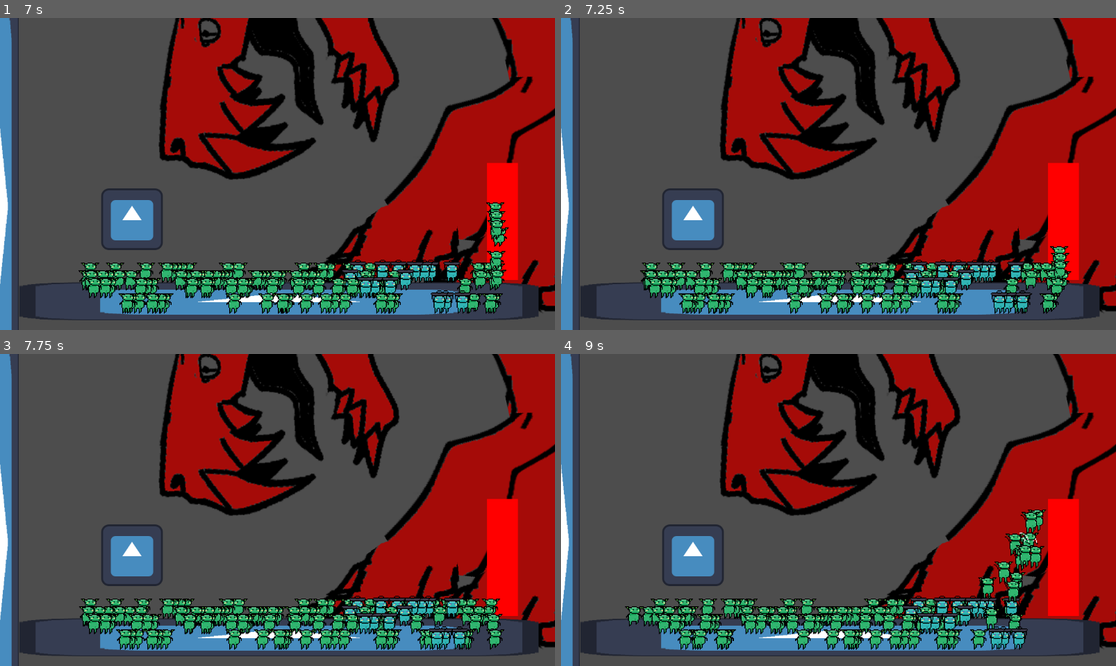
Above: before the commit, frames 1-4 (two rows, left to right).
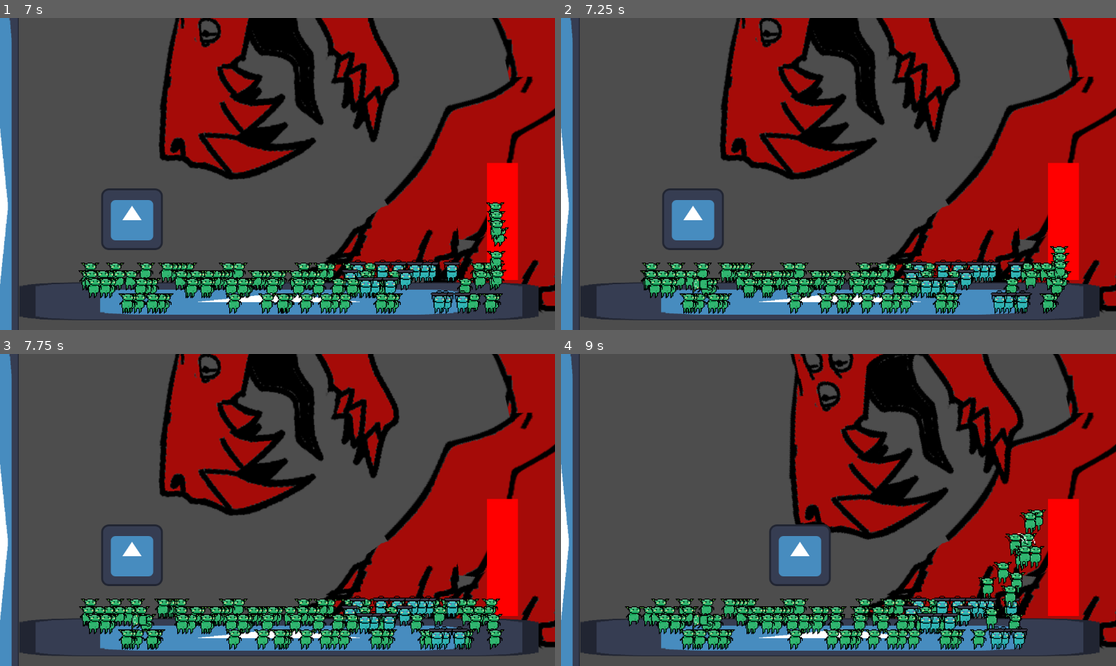
Above: after the commit, the same moments.

Repository: thecaptaincarrot/GMTK-2024-Game-Jam
Game: Godot game, scene res://main.tscn
Same seed, same stepped clock (60 frames per second), same inputs: the game is played once before the commit and once after it. The engine's default icon, where the game draws it, is replaced by a stand-in: a white triangle on a blue panel in a dark square.
Inputs:
- Up to frame 1 (7 s): click "New Run" at 0.5 s; click "To combat!" at 1.25 s; tap Enter at 2 s
- Up to frame 2 (7.25 s): no input
- Up to frame 3 (7.75 s): no input
- Up to frame 4 (9 s): no input

Frame 1 is identical in both runs. In frame 2, 1.2% of the frame differs, in the area x 19-74%, y 78-95%; in frame 3, 1.5%; in frame 4, 28%, in the area x 14-87%, y 0-95%.
Error before the commit: Parse Error: Too many arguments for "hurt()" call. Expected at most 0 but received 1. (res://Entities/Enemies/Dragon/BiteState.gd:16)
Error after the commit: Invalid call. Nonexistent function 'take_damage' in base 'Node2D'. (res://Entities/Gooblins/gooblin.gd:163)

Commit message:
added gooblin attacking
added gooblin attacking

Diff:
--- a/Classes/gooblin_horde_controller.gd
+++ b/Classes/gooblin_horde_controller.gd
@@ -1,6 +1,8 @@
 extends Node2D
 
 class_name GooblinHordeController
+
+@export var enemy_node:Node2D
 
 @export var horde_target:Node2D
 
@@ -54,7 +56,9 @@
 	goob.set_position(position)
 	goob.unit_type = Gooblin.GooblinType.BASIC
 	get_parent().call_deferred("add_child", goob)
+	goob.enemy_node = enemy_node
 	goob.died.connect(_basic_gooblin_died)
+	goob.gooblin_changed.connect(_on_gooblin_changed)
 	_basic_gooblins.append(goob)
 
 func spawn_shield_gooblin(position:Vector2):
@@ -62,7 +66,9 @@
 	goob.set_position(position)
 	goob.unit_type = Gooblin.GooblinType.SHIELD
 	get_parent().call_deferred("add_child", goob)
+	goob.enemy_node = enemy_node
 	goob.gooblin_changed.connect(_on_gooblin_changed)
+	goob.died.connect(_basic_gooblin_died)
 	_shield_gooblins.append(goob)
 
 func distribute_target_spacing():
--- a/Entities/Enemies/Dragon/BiteState.gd
+++ b/Entities/Enemies/Dragon/BiteState.gd
@@ -13,6 +13,6 @@
 	pass
 
 func exit():
-	beast.current_target.hurt(2)
+	beast.current_target.hurt()
 	# once it's done
 	beast.restart_targeting()
--- a/Entities/Gooblins/gooblin.gd
+++ b/Entities/Gooblins/gooblin.gd
@@ -10,6 +10,8 @@
 }
 
 @export var unit_type:GooblinType
+
+@export var enemy_node:Node2D
 
 @export var enemy_target:Node2D
 
@@ -157,6 +159,8 @@
 func _jump_trigger():
 	var diff = (get_position() - enemy_target.get_global_position()).normalized()
 	_upcoming_fling = -diff * Vector2(400, 600) * 100
+	#add damange multiplyers in here when it comes up
+	enemy_target.take_damage(GooblinUpgrades.gooblin_attack)
 
 func is_dead():
 	return _is_dead
